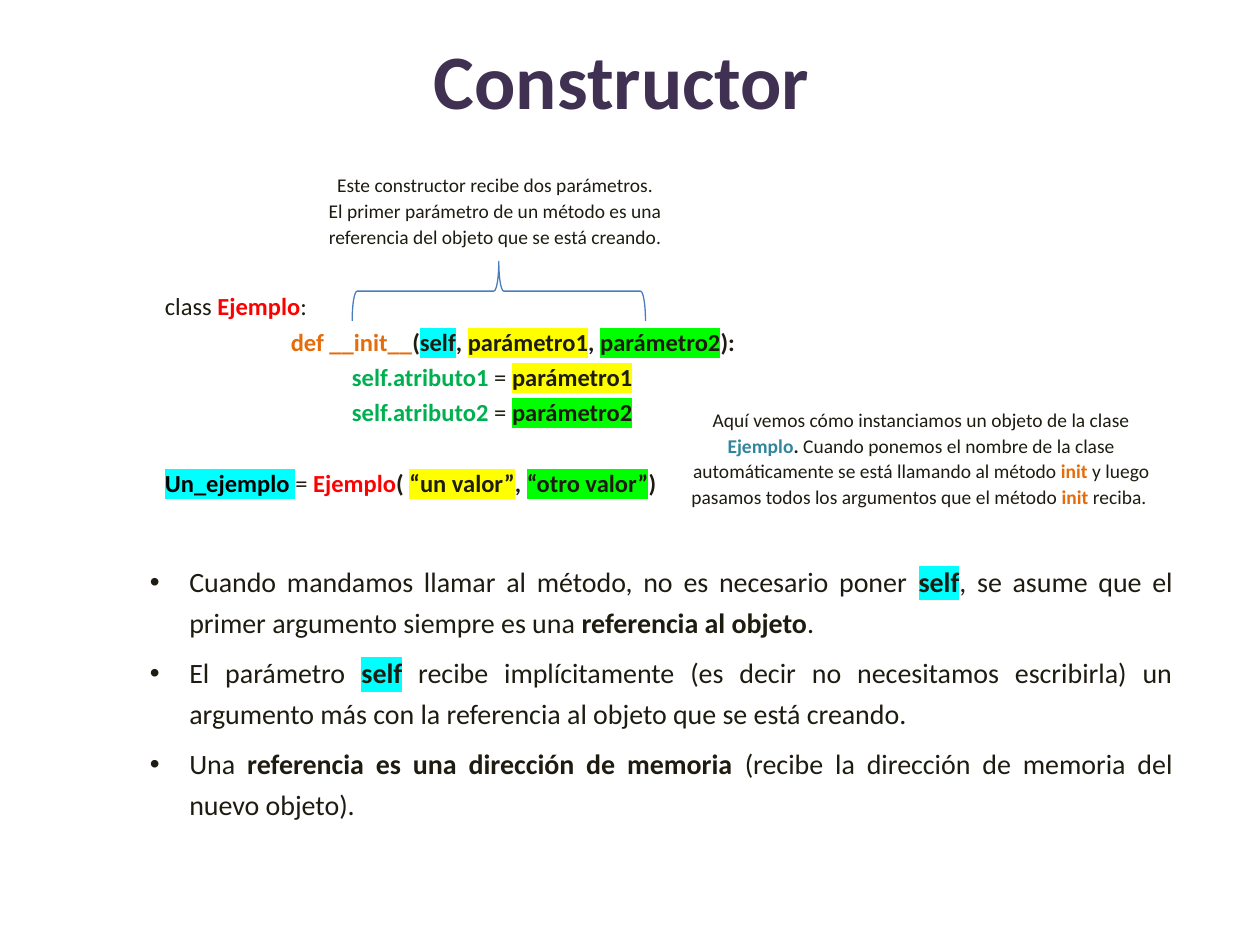
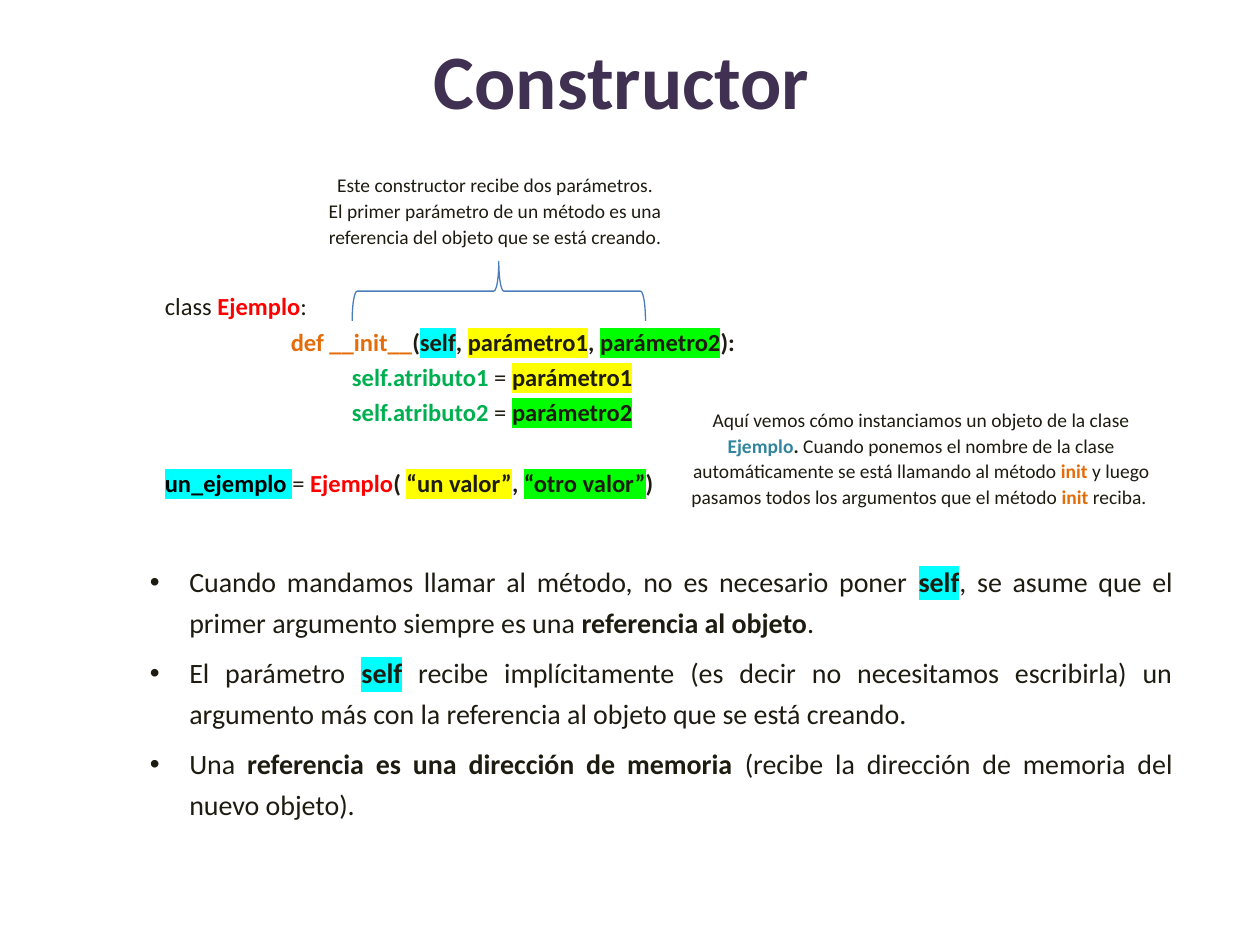
Before and after one commit to lizetheP/Analitica, a slide deck: slide 22 of Calendario2025/presentaciones/14_POO.pptx. Drawn at 1260x945 pixels with LibreOffice and Linux fonts; fonts in the diff are those of the drawing. Boxes give left, top, right and bottom in pixels: in the first picture for what was removed or moved away, otherwise in the second. Text is boxed around its words. In the diff, an @@ line names an element or a change of style, - is before the commit and + after.

Commit message:
subir

```diff
--- a/Calendario2025/presentaciones/14_POO.pptx
+++ b/Calendario2025/presentaciones/14_POO.pptx
@@ text at (165, 472, 654, 498): text changed @@
-  Un_ejemplo = Ejemplo( “un valor”, “otro valor”)
+  un_ejemplo = Ejemplo( “un valor”, “otro valor”)
```
